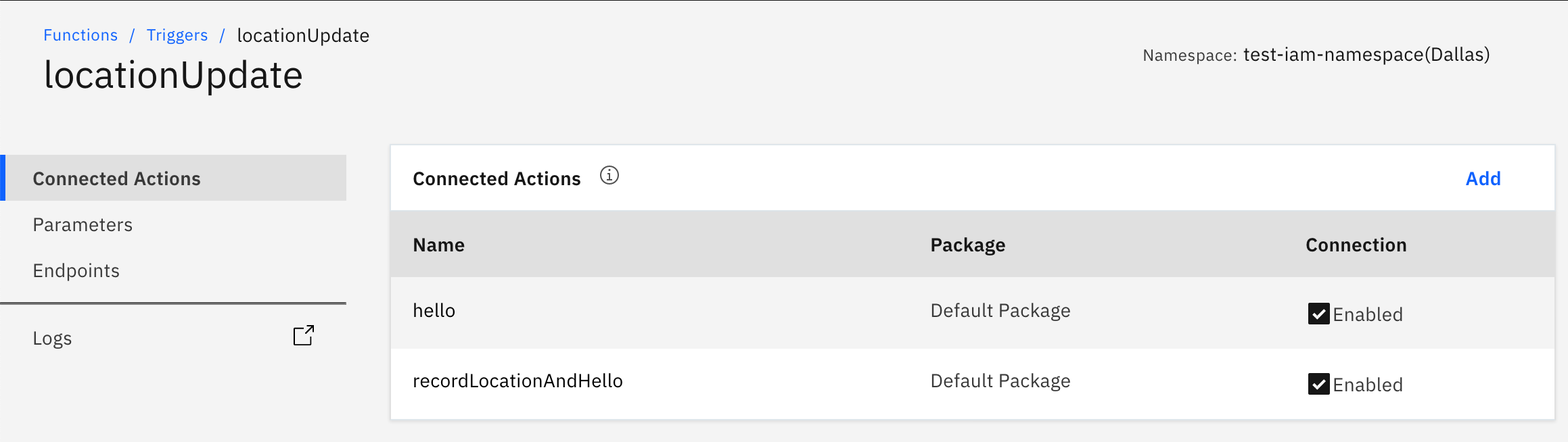
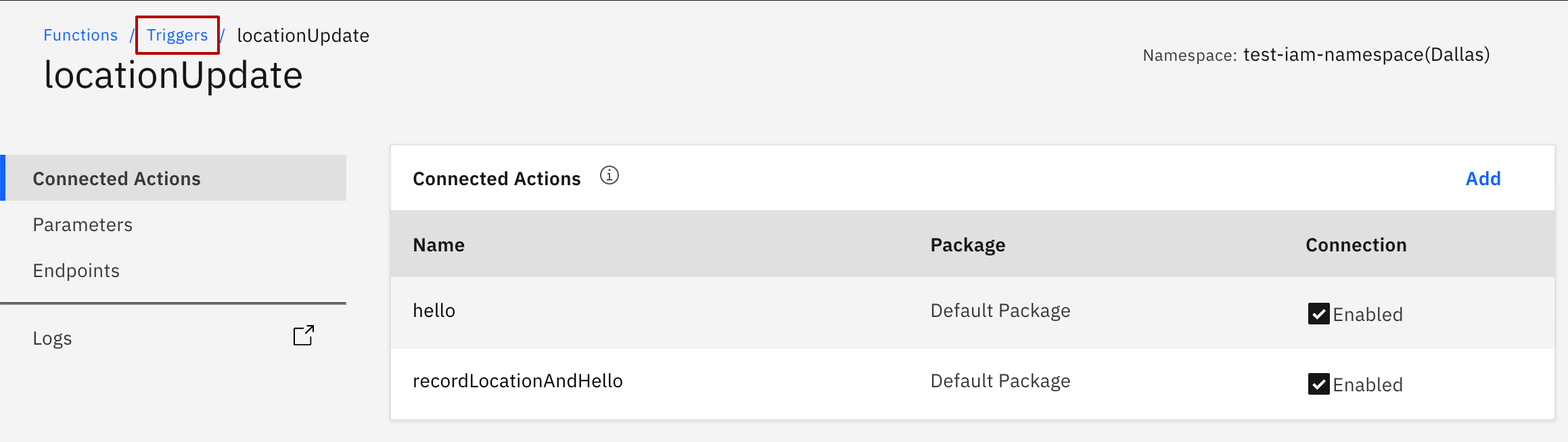
The second (1568, 442) image is a revision of the first. Changes to its layers:
added layer "Layer 1" above "Layer 0" over [135, 15, 220, 55]
